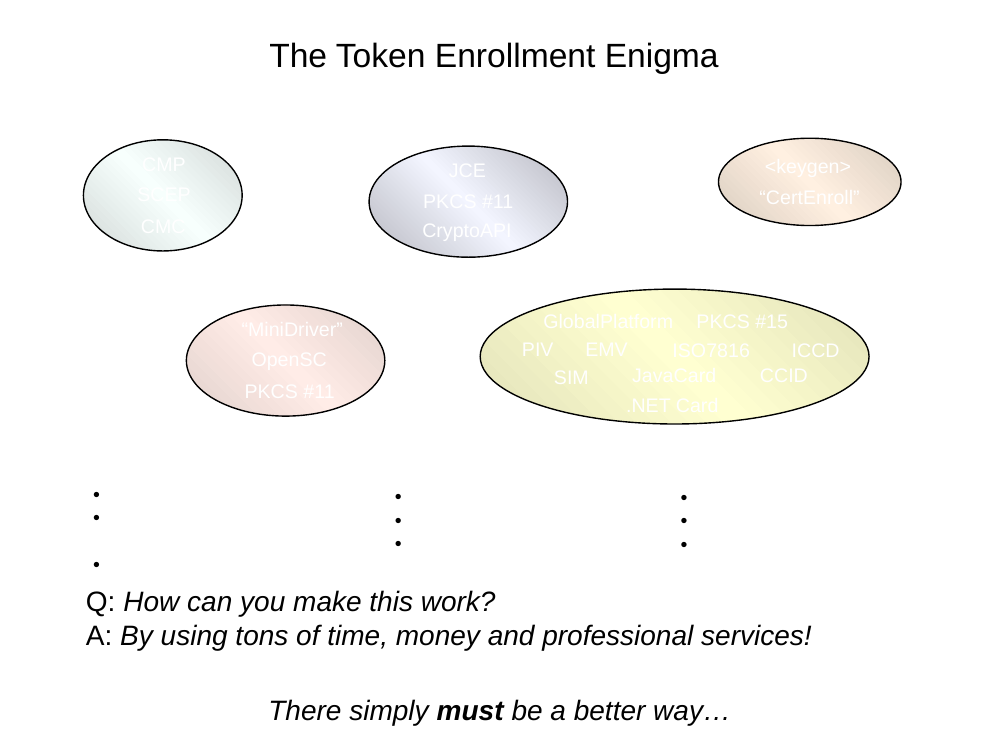
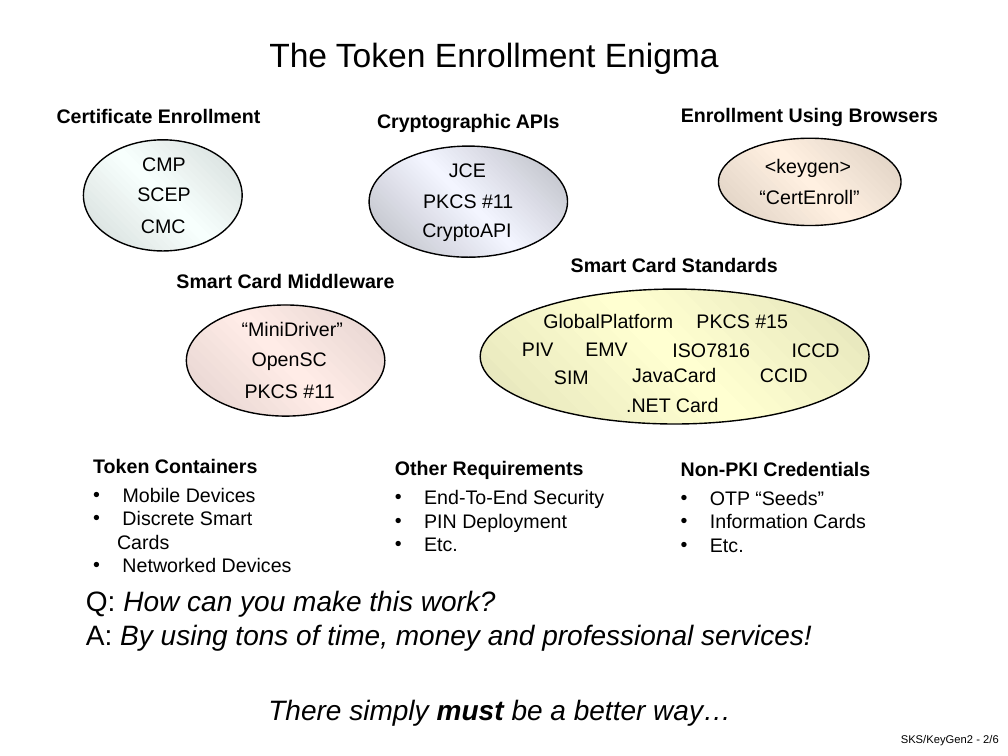
Before and after one commit to cyberphone/openkeystore.old, a slide deck: slide 2 of resources/trunk/docs/sks-keygen2-exec-level-presentation.ppt. Drawn at 1008x756 pixels with LibreOffice and Linux fonts; fonts in the diff are those of the drawing. Boxes give left, top, right and bottom in pixels: in the first picture for what was removed or moved away, otherwise in the second. Text is boxed around its words. In the diff, an @@ line names an element or a change of style, - is before the commit and + after.

```diff
--- a/resources/trunk/docs/sks-keygen2-exec-level-presentation.ppt
+++ b/resources/trunk/docs/sks-keygen2-exec-level-presentation.ppt
@@ text added at <box>57,108,260,124</box>, 14 pt, text #000000, bold @@
+Certificate Enrollment
@@ text added at <box>377,113,560,132</box>, 14 pt, text #000000, bold @@
+Cryptographic APIs
@@ text added at <box>681,107,938,126</box>, 14 pt, text #000000, bold @@
+Enrollment Using Browsers
@@ ellipse at <box>84,140,242,251</box>: fill gradient #D3DAD8 to #F7FFFD to gradient #D4DBD9 to #F7FFFD @@
@@ ellipse at <box>369,146,568,257</box>: fill gradient #B8B9C1 to #F3F5FF to gradient #B9BAC2 to #F3F5FF @@
@@ ellipse at <box>719,138,901,226</box>: fill gradient #DACDC0 to #FFF0E1 to gradient #DBCEC1 to #FFF0E1 @@
@@ text added at <box>142,157,186,171</box>, 14 pt, text #000000 @@
+CMP
@@ text added at <box>449,163,486,177</box>, 14 pt, text #000000 @@
+JCE
@@ text added at <box>765,158,851,177</box>, 14 pt, text #000000 @@
+<keygen>
@@ text added at <box>137,187,190,202</box>, 14 pt, text #000000 @@
+SCEP
@@ text added at <box>423,194,513,208</box>, 14 pt, text #000000 @@
+PKCS #11
@@ text added at <box>759,189,859,205</box>, 14 pt, text #000000 @@
+“CertEnroll”
@@ text added at <box>141,219,186,234</box>, 14 pt, text #000000 @@
+CMC
@@ text "CryptoAPI" at <box>422,223,511,241</box>: text colour #FFFFFF to #000000 @@
@@ text added at <box>571,257,778,273</box>, 14 pt, text #000000, bold @@
+Smart Card Standards
@@ text added at <box>176,273,395,289</box>, 14 pt, text #000000, bold @@
+Smart Card Middleware
@@ ellipse at <box>480,289,869,424</box>: fill gradient #E2E2B9 to #FFFFD1 to gradient #E3E3BA to #FFFFD1 @@
@@ ellipse at <box>186,305,385,416</box>: fill gradient #E2D1CC to #FFECE7 to gradient #E3D2CE to #FFECE7 @@
@@ text added at <box>242,321,343,337</box>, 14 pt, text #000000 @@
+“MiniDriver”
@@ text added at <box>543,313,673,329</box>, 14 pt, text #000000 @@
+GlobalPlatform
@@ text added at <box>696,314,788,329</box>, 14 pt, text #000000 @@
+PKCS #15
@@ text added at <box>252,352,327,370</box>, 14 pt, text #000000 @@
+OpenSC
@@ text added at <box>522,342,554,356</box>, 14 pt, text #000000 @@
+PIV
@@ text added at <box>585,342,627,356</box>, 14 pt, text #000000 @@
+EMV
@@ text added at <box>672,343,749,358</box>, 14 pt, text #000000 @@
+ISO7816
@@ text added at <box>792,343,840,357</box>, 14 pt, text #000000 @@
+ICCD
@@ text added at <box>245,384,334,399</box>, 14 pt, text #000000 @@
+PKCS #11
@@ text added at <box>554,370,589,385</box>, 14 pt, text #000000 @@
+SIM
@@ text added at <box>632,367,716,383</box>, 14 pt, text #000000 @@
+JavaCard
@@ text added at <box>760,368,808,383</box>, 14 pt, text #000000 @@
+CCID
@@ text added at <box>626,397,719,413</box>, 14 pt, text #000000 @@
+.NET Card
@@ text added at <box>93,458,292,573</box>, 14 pt, text #000000 @@
+Token Containers
+• Mobile Devices
+• Discrete Smart Cards
+• Networked Devices
@@ text added at <box>395,460,604,552</box>, 14 pt, text #000000 @@
+Other Requirements
+• End-To-End Security
+• PIN Deployment
+• Etc.
@@ text added at <box>681,461,870,553</box>, 14 pt, text #000000 @@
+Non-PKI Credentials
+• OTP “Seeds”
+• Information Cards
+• Etc.
@@ text added at <box>901,735,999,745</box>, 8 pt, text #000000 @@
+SKS/KeyGen2 - 2/6
```
Also in this commit, not shown: 3 other slides changed, 5 other files.
